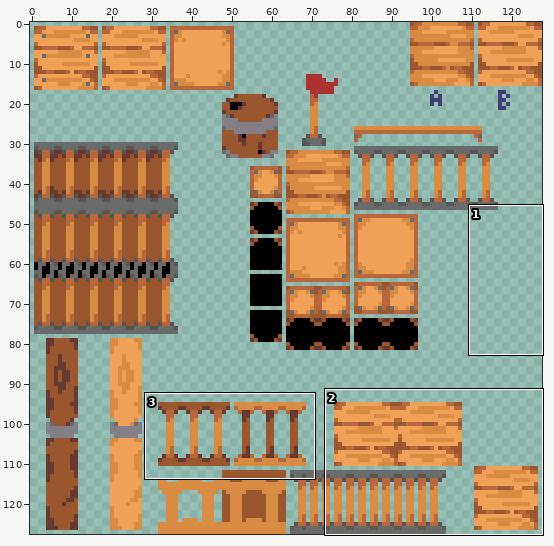
File history of a sprite sheet, Assets/Art/Aseprite/PirateShipTileset.png. The first picture is a wide view before the edit; the outline marks the close-up.
Close-up. Before the commit:
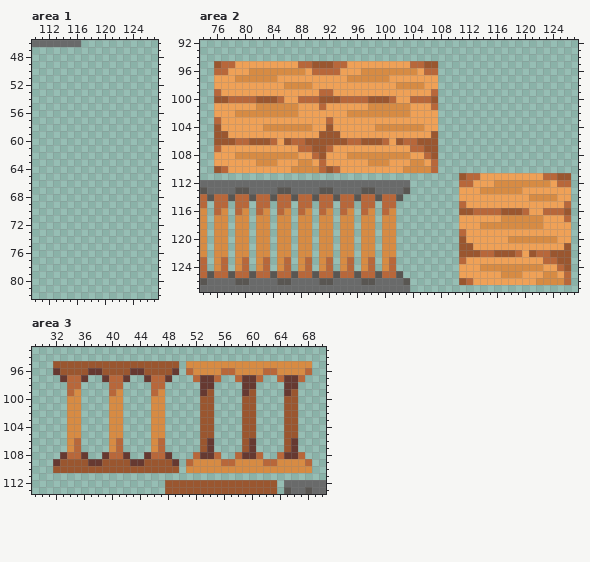
The file is 128x128 pixels. Shown: area 1: x 110..127, y 46..82; area 2: x 74..127, y 92..127; area 3: x 29..70, y 93..113.
New version:
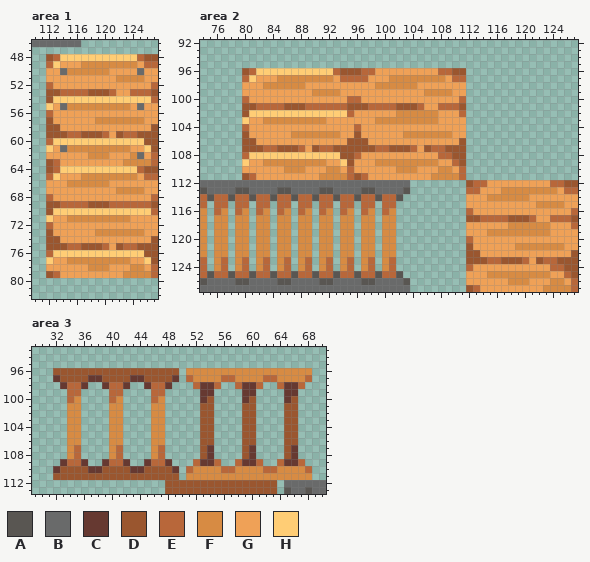
Palette (. is transparent): A #595652  B #696a6a  C #663931  D #9a562f  E #b8673a  F #d78b43  G #efa157  H #ffcd75
From the commit log: Highlights on Ship Tiles
The edit:
Changed rows in their new state; - is an unchanged pixel.
Area 1:
first column x 112:
48 DEHHHHHHHHHHHEDD
49 EHGGGFFFFFFFFGEE
50 GGBFFFFFFGGGGBGG
51 GGGGGGGGGGFFFFGG
52 EGGGGGGGGGGGGGGE
53 DDEEEEDDDEGGEEED
54 DHHHHHHHHHHHHHHE
55 HGBFFFFFFFFFGBGG
56 EGGGGGGGGGGGGGGG
57 DGGGGGGFFFFFFFGG
58 DDGGGGGGGGGGGGGD
59 DDDEEDDDEGDEEDDD
60 EHHHHHHHHHHHHHDD
61 HGBFFFFFFFFFGGHD
62 GGGGGGFFFGGGFBGE
63 DEGGGGGGGGGFFFFE
64 DEHHHHHHHHHHHEDD
65 EHGGGFFFFFFFFGEE
66 GGGFFFFFFGGGGGGG
67 GGGGGGGGGGFFFFGG
68 EGGGGGGGGGGGGGGE
69 DDEEEEDDDEEEEEED
70 DHHHHHHHHHHHHHHE
71 HGGFFFFFFFFFGGGG
72 EGGGGGGGGGGGGGGG
73 DGGGGGGFFFFFFFGG
74 DDGGGGGGGGGGGGGD
75 DDDEEDDDEGDEEDDD
76 EHHHHHHHHHHHHHDD
77 HGGFFFFFFFFFGGHD
78 GGGGGGFFFGGGFFGE
79 DEGGGGGGGGGFFFFE
Area 2:
first column x 76:
 95 ................................--------------------
 96 ....DEHHHHHHHHHHH-DDDEEGGGGGG-GGEEDD----------------
 97 ....EHGGGFFFFFFFF-EEEEGGGFFFFFFFFGEE----------------
 98 ....---FFF---G---------FFF---G--GGGG----------------
 99 ....----------FFFF------------FFFFGG----------------
100 ....-GGGGG--GGGGGGG--GGGGG--GGGGGGGE----------------
101 ....DDEEEEDDDEE-EEEDDDEEEEDDDE-GEEED----------------
102 ....DHHHHHHHHHHHHHHEGGGGGG--FFFFGGGE----------------
103 ....H--FFFFFFFFFG------FFFFFFFFFGGGG----------------
104 ....E--GGGGGGG--G---E--GGGGGGG--GGGG----------------
105 ....D------FFFFFFF--D------FFFFFFFGG----------------
106 ....D-GGG-GGGGGGGGGDD-GGG-GGGGGGGGGD----------------
107 ....DDDEEDDD-G-E-DDDDDDEEDDD-G-EEDDD----------------
108 ....EHHHHHHHHHHHHHDDEGGGGGGG--GGEEDD----------------
109 ....H-G--FFF--FF--HD--G--FFF--FFGGED----------------
110 ....------F--GGGFF-E------F--GGGFFGE----------------
111 ----DEGGGGGGGGGFFFFEDEGGGGGGGGGFFFFE...............-
112 -----------------------------------.DEE-GGGGGGGGE-DD
113 -----------------------------------.EEGGG---FFFFF-EE
114 -----------------------------------.---FFFFFFGGGG--G
115 -----------------------------------.----------FFFFGG
116 -----------------------------------.EGGGGGGGG--GGGGE
117 -----------------------------------.DDEEEEDDDEG-EE-D
118 -----------------------------------.--GGGG-----F---E
119 -----------------------------------.---FFFFFFFFF---G
120 -----------------------------------.E-----GGGGGGG--G
121 -----------------------------------.-------FFFFFFFGG
122 -----------------------------------.--GGGGGG-GGGGGGD
123 -----------------------------------.DDDEEDDDE-D----D
124 -----------------------------------.E-GGGGGGGGG-E--D
125 -----------------------------------.---FF---FFF-G--D
126 -----------------------------------.G-----FFF-GG--GE
127 ------------------------------------DEGGGGGGGGGFFFFE
Area 3:
first column x 32:
 95 ..................-..................
 96 D----DD----DD----D-F----FF----FF----F
 97 CDDDDCCDDDDCCDDDDC-EFFFFEEFFFFEEFFFFE
 98 -C--C--C--C--C--C---E--E--E--E--E--E-
 99 ---E-----E-----E------C-----C-----C--
100 --E-----E-----E------C-----C-----C---
first column x 32:
106 ---F-----F-----F------D-----D-----D--
108 -.F-.--.F-.--.F-.---.D-.--.D-.--.D-.-
109 .CEEC..CEEC..CEEC.-.ECCE..ECCE..ECCE.
110 C----CC----CC----C-E----EE----EE----E
111 DDDDDDDDDDDDDDDDDD-FFFFFFFFFFFFFFFFFF
Pixel boxes of the changes (left, top, right, bottom) in both close-ups:
added: (46, 54, 158, 278)
changed: (214, 61, 578, 292)
changed: (53, 361, 312, 403)
changed: (53, 438, 312, 480)
